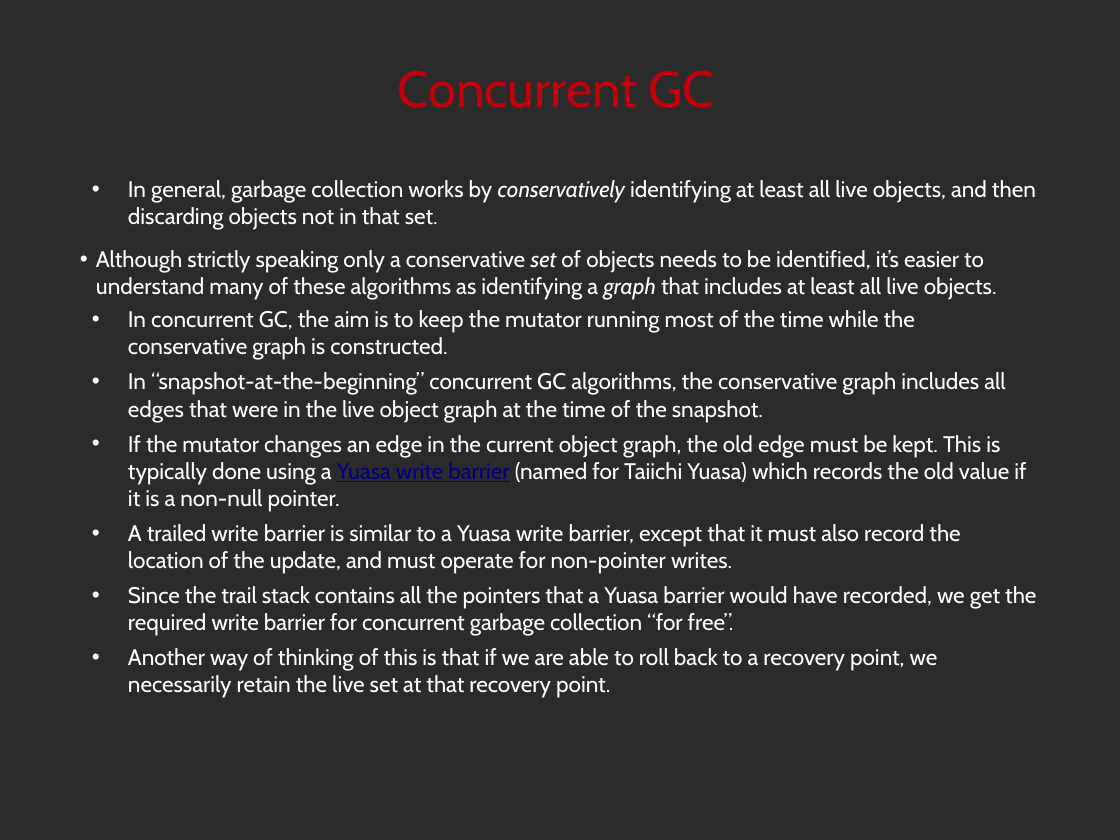
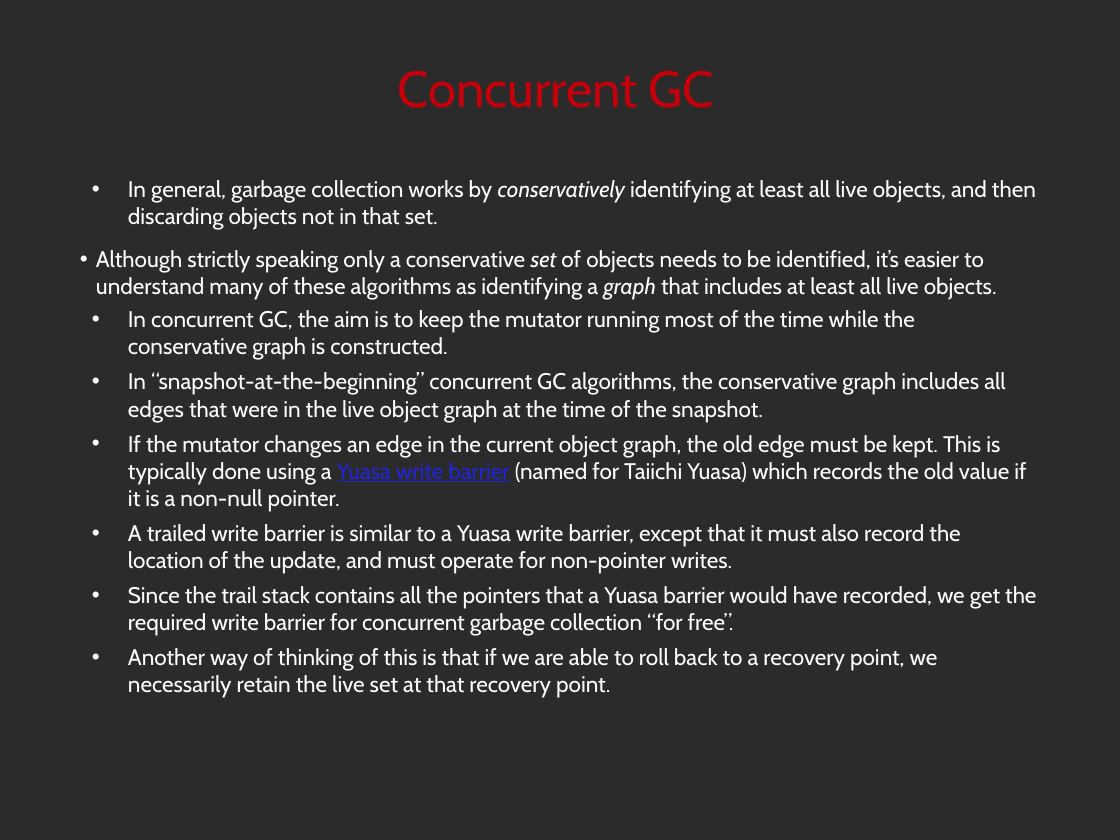
Before and after one commit to noether-lang/noether, a slide deck: slide 31 of doc/presentations/StrangeLoop2014/handling.odp (slide 30 before the commit). Drawn at 1120x840 pixels with LibreOffice and Linux fonts; fonts in the diff are those of the drawing; background and template pictures are left out; a plain dark background stands for a picture behind light text. Boxes give left, top, right and bottom in pixels: in the first picture for what was removed or moved away, otherwise in the second. Text is boxed around its words. In the diff, an @@ line names an element or a change of style, - is before the commit and + after.

```diff
--- a/doc/presentations/StrangeLoop2014/handling.odp
+++ b/doc/presentations/StrangeLoop2014/handling.odp
@@ text at <box>128,435,1026,512</box>: text colour #000080 to #2323DC in "Yuasa write barrier" @@
```
Also in this commit, not shown: 11 other slides changed, 3 slides added, 2 slides removed, 13 other files.
